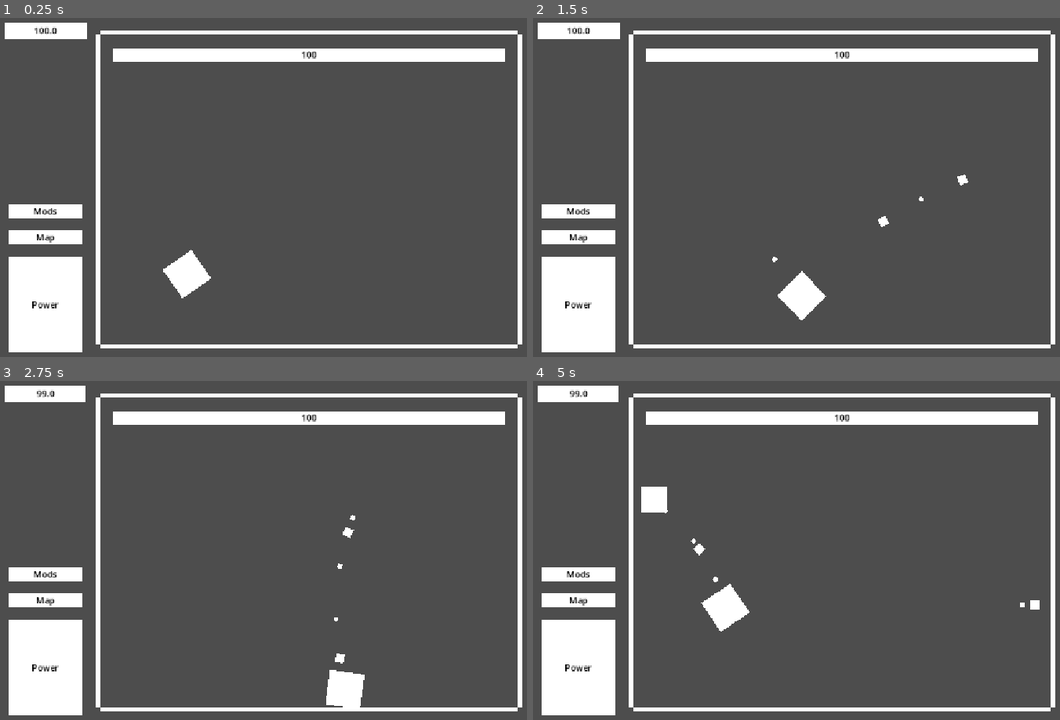
Above: before the commit, frames 1-4 (two rows, left to right).
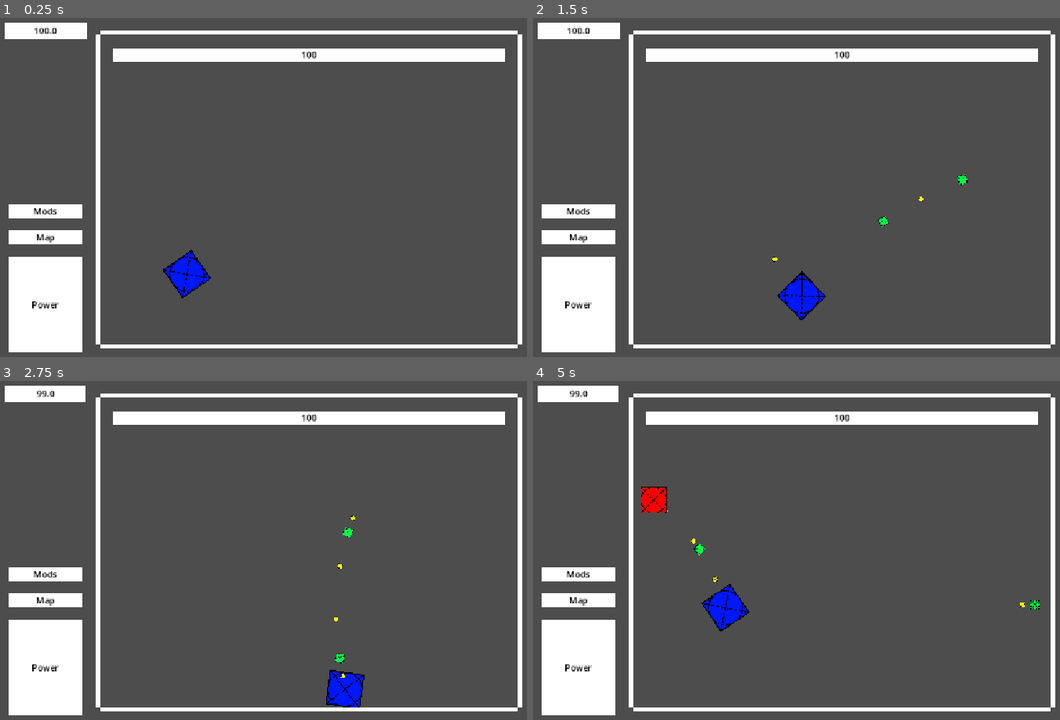
Above: after the commit, the same moments.

Repository: Jason-Lin450/P0W3RSH0T
Game: Godot game, scene res://Scenes/level.tscn
The game is run twice, just before and just after one commit, with the same random seed, the same clock (stepped at 60 frames per second) and the same inputs.
Inputs (mouse positions are in pixels of both pictures, inside the frame that each line leads up to):
- Up to frame 1 (0.25 s): no input
- Up to frame 2 (1.5 s): tap Enter at 0.5 s; move the mouse to (980, 170) at 0.52 s; hold D (right) 0.53-1.28 s; hold Space (shoot) 0.53-1.28 s; tap Shift (subshoot) at 0.8, 1.35 s; move the mouse to (717, 207) at 1.27 s; hold S (down) from 1.28 s (still down)
- Up to frame 3 (2.75 s): tap Space (shoot) at 1.55 s; move the mouse to (374, 475) at 2.02 s; release S (down) at 2.03 s; hold D (right) from 2.03 s (still down); hold Shift (subshoot) from 2.03 s (still down); tap E (autofire) at 2.1 s
- Up to frame 4 (5 s): move the mouse to (812, 621) at 2.77 s; release D (right) at 2.78 s; release Shift (subshoot) at 2.78 s; hold W (up) 2.78-3.53 s; tap Space (shoot) at 2.85, 4.55 s; move the mouse to (1028, 604) at 3.52 s; hold Shift (subshoot) 3.53-4.28 s; hold A (left) from 3.53 s (still down); move the mouse to (654, 499) at 4.27 s; tap T (test) at 4.35 s

The runs differ from the first frame. In frame 1, 0.7% of the frame differs, in the area x 30-41%, y 68-83%; in frame 2, 0.8%; in frame 3, 0.8%; in frame 4, 1.2%, in the area x 20-97%, y 31-74%.

Commit message:
optimizationandsomesprites

Diff:
--- a/Scenes/borders.tscn
+++ b/Scenes/borders.tscn
@@ -4,6 +4,8 @@
 
 [sub_resource type="RectangleShape2D" id="RectangleShape2D_j6gam"]
 size = Vector2(384, 8)
+
+[sub_resource type="CanvasTexture" id="CanvasTexture_qk2o7"]
 
 [sub_resource type="CanvasTexture" id="CanvasTexture_j6gam"]
 
@@ -12,123 +14,148 @@
 
 [node name="Borders" type="Node2D" unique_id=242374955]
 script = ExtResource("1_1r7dd")
+metadata/_edit_lock_ = true
 
 [node name="TopBorderLeft" type="StaticBody2D" parent="." unique_id=718810253]
 collision_layer = 2
 collision_mask = 29
+metadata/_edit_lock_ = true
 
 [node name="TopBorderLeftHB" type="CollisionShape2D" parent="TopBorderLeft" unique_id=434042924]
 position = Vector2(384, 36)
 scale = Vector2(0.99999994, 0.99999994)
 shape = SubResource("RectangleShape2D_j6gam")
+metadata/_edit_lock_ = true
 
 [node name="TopBorderLeftSprite" type="Sprite2D" parent="TopBorderLeft/TopBorderLeftHB" unique_id=46770034]
 position = Vector2(0.06375912, 0.012048958)
 rotation = -3.1415925
-scale = Vector2(383.94388, 7.9788322)
-texture = SubResource("CanvasTexture_j6gam")
+scale = Vector2(384, 8)
+texture = SubResource("CanvasTexture_qk2o7")
+metadata/_edit_lock_ = true
 
 [node name="TopBorderRight" type="StaticBody2D" parent="." unique_id=412502404]
 collision_layer = 2
 collision_mask = 29
+metadata/_edit_lock_ = true
 
 [node name="TopBorderRightHB" type="CollisionShape2D" parent="TopBorderRight" unique_id=641538931]
 position = Vector2(768, 36)
 scale = Vector2(0.99999994, 0.99999994)
 shape = SubResource("RectangleShape2D_j6gam")
+metadata/_edit_lock_ = true
 
 [node name="TopBorderRightSprite" type="Sprite2D" parent="TopBorderRight/TopBorderRightHB" unique_id=1374579222]
 position = Vector2(0.06375912, 0.012048958)
 rotation = -3.1415925
 scale = Vector2(383.94388, 7.9788322)
 texture = SubResource("CanvasTexture_j6gam")
+metadata/_edit_lock_ = true
 
 [node name="BottomBorderLeft" type="StaticBody2D" parent="." unique_id=1564538574]
 collision_layer = 2
 collision_mask = 29
+metadata/_edit_lock_ = true
 
 [node name="BottomBorderLeftHB" type="CollisionShape2D" parent="BottomBorderLeft" unique_id=1016735544]
 position = Vector2(384, 612)
 scale = Vector2(0.99999994, 0.99999994)
 shape = SubResource("RectangleShape2D_j6gam")
+metadata/_edit_lock_ = true
 
 [node name="BottomBorderLeftSprite" type="Sprite2D" parent="BottomBorderLeft/BottomBorderLeftHB" unique_id=1086986795]
 position = Vector2(0.06375912, 0.012048958)
 rotation = -3.1415925
 scale = Vector2(383.94388, 7.9788322)
 texture = SubResource("CanvasTexture_j6gam")
+metadata/_edit_lock_ = true
 
 [node name="BottomBorderRight" type="StaticBody2D" parent="." unique_id=1693802079]
 collision_layer = 2
 collision_mask = 29
+metadata/_edit_lock_ = true
 
 [node name="BottomBorderRightHB" type="CollisionShape2D" parent="BottomBorderRight" unique_id=329989004]
 position = Vector2(768, 612)
 scale = Vector2(0.99999994, 0.99999994)
 shape = SubResource("RectangleShape2D_j6gam")
+metadata/_edit_lock_ = true
 
 [node name="BottomBorderRightSprite" type="Sprite2D" parent="BottomBorderRight/BottomBorderRightHB" unique_id=1366463221]
 position = Vector2(0.06375912, 0.012048958)
 rotation = -3.1415925
 scale = Vector2(383.94388, 7.9788322)
 texture = SubResource("CanvasTexture_j6gam")
+metadata/_edit_lock_ = true
 
 [node name="LeftBorderTop" type="StaticBody2D" parent="." unique_id=402253517]
 collision_layer = 2
 collision_mask = 29
+metadata/_edit_lock_ = true
 
 [node name="LeftBorderTopHB" type="CollisionShape2D" parent="LeftBorderTop" unique_id=1160576106]
 position = Vector2(188.00002, 184)
 scale = Vector2(0.99999994, 0.99999994)
 shape = SubResource("RectangleShape2D_tuip0")
+metadata/_edit_lock_ = true
 
 [node name="LeftBorderTopSprite" type="Sprite2D" parent="LeftBorderTop/LeftBorderTopHB" unique_id=93477979]
 position = Vector2(0.0085528605, -5.3867698e-05)
 rotation = -3.1415925
 scale = Vector2(8.16648, 287.99713)
 texture = SubResource("CanvasTexture_j6gam")
+metadata/_edit_lock_ = true
 
 [node name="RightBorderTop" type="StaticBody2D" parent="." unique_id=1999602770]
 collision_layer = 2
 collision_mask = 29
+metadata/_edit_lock_ = true
 
 [node name="RightBorderTopHB" type="CollisionShape2D" parent="RightBorderTop" unique_id=114315227]
 position = Vector2(964, 184)
 scale = Vector2(0.99999994, 0.99999994)
 shape = SubResource("RectangleShape2D_tuip0")
+metadata/_edit_lock_ = true
 
 [node name="RightBorderTopSprite" type="Sprite2D" parent="RightBorderTop/RightBorderTopHB" unique_id=1386656363]
 position = Vector2(0.0085528605, -5.3867698e-05)
 rotation = -3.1415925
 scale = Vector2(8.16648, 287.99713)
 texture = SubResource("CanvasTexture_j6gam")
+metadata/_edit_lock_ = true
 
 [node name="LeftBorderBottom" type="StaticBody2D" parent="." unique_id=73543228]
 collision_layer = 2
 collision_mask = 29
+metadata/_edit_lock_ = true
 
 [node name="LeftBorderBottomHB" type="CollisionShape2D" parent="LeftBorderBottom" unique_id=670194223]
 position = Vector2(188, 464)
 scale = Vector2(0.99999994, 0.99999994)
 shape = SubResource("RectangleShape2D_tuip0")
+metadata/_edit_lock_ = true
 
 [node name="LeftBorderBottomSprite" type="Sprite2D" parent="LeftBorderBottom/LeftBorderBottomHB" unique_id=486260796]
 position = Vector2(0.0085528605, -5.3867698e-05)
 rotation = -3.1415925
 scale = Vector2(8.16648, 287.99713)
 texture = SubResource("CanvasTexture_j6gam")
+metadata/_edit_lock_ = true
 
 [node name="RightBorderBottom" type="StaticBody2D" parent="." unique_id=528766325]
 collision_layer = 2
 collision_mask = 29
+metadata/_edit_lock_ = true
 
 [node name="RightBorderBottomHB" type="CollisionShape2D" parent="RightBorderBottom" unique_id=1557711903]
 position = Vector2(964, 464)
 scale = Vector2(0.99999994, 0.99999994)
 shape = SubResource("RectangleShape2D_tuip0")
+metadata/_edit_lock_ = true
 
 [node name="RightBorderBottomSprite" type="Sprite2D" parent="RightBorderBottom/RightBorderBottomHB" unique_id=1596227082]
 position = Vector2(0.0085528605, -5.3867698e-05)
 rotation = -3.1415925
 scale = Vector2(8.16648, 287.99713)
 texture = SubResource("CanvasTexture_j6gam")
+metadata/_edit_lock_ = true
--- a/Scenes/enemy.tscn
+++ b/Scenes/enemy.tscn
@@ -1,20 +1,23 @@
 [gd_scene format=3 uid="uid://cd4e6lfjkdno5"]
 
 [ext_resource type="Script" uid="uid://dmopc7nsatnhi" path="res://Scripts/enemy.gd" id="1_hghv2"]
+[ext_resource type="Texture2D" uid="uid://4o8e0ybskn3o" path="res://Assets/EnemySprite.png" id="2_1f0kj"]
 
 [sub_resource type="CircleShape2D" id="CircleShape2D_gw16p"]
 radius = 24.0
-
-[sub_resource type="CanvasTexture" id="CanvasTexture_j6gam"]
 
 [node name="Enemy" type="CharacterBody2D" unique_id=289737745 groups=["enemy"]]
 collision_layer = 16
 collision_mask = 31
 script = ExtResource("1_hghv2")
+metadata/_edit_lock_ = true
 
 [node name="EnemyHB" type="CollisionShape2D" parent="." unique_id=1590692266]
 shape = SubResource("CircleShape2D_gw16p")
+metadata/_edit_lock_ = true
 
 [node name="EnemySprite" type="Sprite2D" parent="." unique_id=1204613453]
-scale = Vector2(48, 48)
-texture = SubResource("CanvasTexture_j6gam")
+position = Vector2(-4.4703484e-07, -4.4703484e-07)
+scale = Vector2(0.046875004, 0.046875004)
+texture = ExtResource("2_1f0kj")
+metadata/_edit_lock_ = true
--- a/Scenes/indicator.tscn
+++ b/Scenes/indicator.tscn
@@ -1,14 +1,14 @@
 [gd_scene format=3 uid="uid://cvxknrv4ma6"]
 
-[ext_resource type="Script" uid="uid://jum0h00f06sn" path="res://Scenes/indicator.gd" id="1_2k7kp"]
+[ext_resource type="Script" uid="uid://jum0h00f06sn" path="res://Scripts/indicator.gd" id="1_2k7kp"]
 
 [sub_resource type="CanvasTexture" id="CanvasTexture_j6gam"]
 
 [node name="Indicator" type="Marker2D" unique_id=1037336969]
 script = ExtResource("1_2k7kp")
+metadata/_edit_lock_ = true
 
 [node name="IndicatorSprite" type="Sprite2D" parent="." unique_id=1748117505]
 scale = Vector2(48, 48)
 texture = SubResource("CanvasTexture_j6gam")
-
-[node name="IndicatorTimer" type="Timer" parent="." unique_id=715287131]
+metadata/_edit_lock_ = true
--- a/Scenes/level.tscn
+++ b/Scenes/level.tscn
@@ -5,25 +5,39 @@
 [ext_resource type="PackedScene" uid="uid://dpesq5smo2ln2" path="res://Scenes/borders.tscn" id="2_6phgx"]
 [ext_resource type="PackedScene" uid="uid://bfrx8tmam0yrp" path="res://Scenes/level_ui.tscn" id="4_81xng"]
 
+[sub_resource type="CanvasTexture" id="CanvasTexture_qk2o7"]
+
 [node name="Level" type="Node2D" unique_id=1621707310]
 script = ExtResource("1_6phgx")
+metadata/_edit_lock_ = true
+
+[node name="Background" type="Sprite2D" parent="." unique_id=769791278]
+visible = false
+position = Vector2(576, 324)
+scale = Vector2(1152, 648)
+texture = SubResource("CanvasTexture_qk2o7")
+metadata/_edit_lock_ = true
 
 [node name="Player" parent="." unique_id=1981473793 instance=ExtResource("1_k5f4k")]
 position = Vector2(352, 480)
 
 [node name="Borders" parent="." unique_id=242374955 instance=ExtResource("2_6phgx")]
 
-[node name="LevelUI" parent="." unique_id=1982443914 instance=ExtResource("4_81xng")]
-
 [node name="Projectiles" type="Node2D" parent="." unique_id=208501109]
+metadata/_edit_lock_ = true
 
 [node name="SubProjectiles" type="Node2D" parent="." unique_id=1745079468]
+metadata/_edit_lock_ = true
 
 [node name="Enemies" type="Node2D" parent="." unique_id=1839977607]
+metadata/_edit_lock_ = true
 
 [node name="Indicators" type="Node2D" parent="." unique_id=436276263]
+metadata/_edit_lock_ = true
 
 [node name="EnemyTimer" type="Timer" parent="." unique_id=754345253]
 autostart = true
 
+[node name="LevelUI" parent="." unique_id=1982443914 instance=ExtResource("4_81xng")]
+
 [connection signal="timeout" from="EnemyTimer" to="." method="_on_enemy_timer_timeout"]
--- a/Scenes/level_ui.tscn
+++ b/Scenes/level_ui.tscn
@@ -17,6 +17,7 @@
 value = 100.0
 nine_patch_stretch = true
 texture_progress = SubResource("CanvasTexture_wqkje")
+metadata/_edit_lock_ = true
 
 [node name="PlayerHealth" type="Label" parent="PlayerHealthBar" unique_id=676611480]
 layout_mode = 1
@@ -35,6 +36,7 @@
 text = "100"
 horizontal_alignment = 1
 vertical_alignment = 1
+metadata/_edit_lock_ = true
 
 [node name="EnemyHealthBar" type="TextureProgressBar" parent="." unique_id=927978387]
 offset_left = 216.0
@@ -44,6 +46,7 @@
 value = 100.0
 nine_patch_stretch = true
 texture_progress = SubResource("CanvasTexture_wqkje")
+metadata/_edit_lock_ = true
 
 [node name="EnemyHealth" type="Label" parent="EnemyHealthBar" unique_id=384591254]
 layout_mode = 1
@@ -62,6 +65,7 @@
 text = "100"
 horizontal_alignment = 1
 vertical_alignment = 1
+metadata/_edit_lock_ = true
 
 [node name="PowerIcon" type="TextureRect" parent="." unique_id=39221995]
 anchors_preset = 2
@@ -73,6 +77,7 @@
 offset_bottom = -24.0
 grow_vertical = 0
 texture = SubResource("CanvasTexture_j6gam")
+metadata/_edit_lock_ = true
 
 [node name="Power" type="Label" parent="PowerIcon" unique_id=859388433]
 layout_mode = 1
@@ -91,6 +96,7 @@
 text = "Power"
 horizontal_alignment = 1
 vertical_alignment = 1
+metadata/_edit_lock_ = true
 
 [node name="MapIcon" type="TextureRect" parent="." unique_id=1425038770]
 anchors_preset = 2
@@ -102,6 +108,7 @@
 offset_bottom = -224.0
 grow_vertical = 0
 texture = SubResource("CanvasTexture_j6gam")
+metadata/_edit_lock_ = true
 
 [node name="Map" type="Label" parent="MapIcon" unique_id=177331065]
 layout_mode = 1
@@ -120,6 +127,7 @@
 text = "Map"
 horizontal_alignment = 1
 vertical_alignment = 1
+metadata/_edit_lock_ = true
 
 [node name="ModsIcon" type="TextureRect" parent="." unique_id=454239056]
 anchors_preset = 2
@@ -131,6 +139,7 @@
 offset_bottom = -272.0
 grow_vertical = 0
 texture = SubResource("CanvasTexture_j6gam")
+metadata/_edit_lock_ = true
 
 [node name="Mods" type="Label" parent="ModsIcon" unique_id=1843932797]
 layout_mode = 1
@@ -149,3 +158,4 @@
 text = "Mods"
 horizontal_alignment = 1
 vertical_alignment = 1
+metadata/_edit_lock_ = true
--- a/Scenes/player.tscn
+++ b/Scenes/player.tscn
@@ -1,26 +1,28 @@
 [gd_scene format=3 uid="uid://bo4opnevbgyhh"]
 
 [ext_resource type="Script" uid="uid://cr8i703aeg5l3" path="res://Scripts/player.gd" id="1_4flbx"]
+[ext_resource type="Texture2D" uid="uid://d1lc2lfd37gfn" path="res://Assets/PlayerSprite.png" id="2_cvnsp"]
 
 [sub_resource type="CircleShape2D" id="CircleShape2D_oi3di"]
 radius = 32.0
 
-[sub_resource type="CanvasTexture" id="CanvasTexture_j6gam"]
-
 [node name="Player" type="CharacterBody2D" unique_id=1981473793 groups=["player"]]
 collision_mask = 2
 script = ExtResource("1_4flbx")
+metadata/_edit_lock_ = true
 
 [node name="PlayerHB" type="CollisionShape2D" parent="." unique_id=1424638099]
 shape = SubResource("CircleShape2D_oi3di")
+metadata/_edit_lock_ = true
 
 [node name="PlayerSprite" type="Sprite2D" parent="." unique_id=184179606]
-scale = Vector2(64, 64)
-texture = SubResource("CanvasTexture_j6gam")
+position = Vector2(-5.9604645e-07, -5.9604645e-07)
+scale = Vector2(0.0625, 0.0625)
+texture = ExtResource("2_cvnsp")
+metadata/_edit_lock_ = true
 
 [node name="ProjectileTimer" type="Timer" parent="." unique_id=1181423648]
+one_shot = true
 
 [node name="SubProjectileTimer" type="Timer" parent="." unique_id=1872007178]
-
-[connection signal="timeout" from="ProjectileTimer" to="." method="_on_projectile_cd_timeout"]
-[connection signal="timeout" from="SubProjectileTimer" to="." method="_on_sub_projectile_timer_timeout"]
+one_shot = true
--- a/Scenes/projectile.tscn
+++ b/Scenes/projectile.tscn
@@ -1,23 +1,25 @@
 [gd_scene format=3 uid="uid://biv07jaww8nmr"]
 
 [ext_resource type="Script" uid="uid://dedfe4s1oknos" path="res://Scripts/projectile.gd" id="1_a85iw"]
+[ext_resource type="Texture2D" uid="uid://dx2jqvfhy7bpx" path="res://Assets/ProjectileSprite.png" id="2_yr2qt"]
 
 [sub_resource type="CircleShape2D" id="CircleShape2D_j6gam"]
 radius = 8.0
-
-[sub_resource type="CanvasTexture" id="CanvasTexture_j6gam"]
 
 [node name="Projectile" type="Area2D" unique_id=1227454471]
 collision_layer = 4
 collision_mask = 18
 script = ExtResource("1_a85iw")
+metadata/_edit_lock_ = true
 
 [node name="ProjectileHB" type="CollisionShape2D" parent="." unique_id=598355756]
 shape = SubResource("CircleShape2D_j6gam")
+metadata/_edit_lock_ = true
 
 [node name="ProjectileSprite" type="Sprite2D" parent="." unique_id=2141087011]
-position = Vector2(3.5762787e-07, -9.536743e-07)
-scale = Vector2(16, 15.999998)
-texture = SubResource("CanvasTexture_j6gam")
+position = Vector2(-2.9057264e-07, -1.3411045e-07)
+scale = Vector2(0.015624999, 0.015625)
+texture = ExtResource("2_yr2qt")
+metadata/_edit_lock_ = true
 
 [connection signal="body_entered" from="." to="." method="_on_body_entered"]
--- a/Scenes/sub_projectile.tscn
+++ b/Scenes/sub_projectile.tscn
@@ -1,22 +1,25 @@
 [gd_scene format=3 uid="uid://p8nn16rpmgoa"]
 
 [ext_resource type="Script" uid="uid://shny11u4nneb" path="res://Scripts/sub_projectile.gd" id="1_la004"]
+[ext_resource type="Texture2D" uid="uid://bt7vo3s7ktdns" path="res://Assets/SubProjectileSprite.png" id="2_0qrmy"]
 
 [sub_resource type="CircleShape2D" id="CircleShape2D_j6gam"]
 radius = 8.0
-
-[sub_resource type="CanvasTexture" id="CanvasTexture_j6gam"]
 
 [node name="SubProjectile" type="Area2D" unique_id=1730780486]
 collision_layer = 8
 collision_mask = 18
 script = ExtResource("1_la004")
+metadata/_edit_lock_ = true
 
 [node name="SubProjectileHB" type="CollisionShape2D" parent="." unique_id=373053319]
 shape = SubResource("CircleShape2D_j6gam")
+metadata/_edit_lock_ = true
 
 [node name="SubProjectileSprite" type="Sprite2D" parent="." unique_id=347391443]
-scale = Vector2(16, 16)
-texture = SubResource("CanvasTexture_j6gam")
+position = Vector2(-1.4901161e-07, -1.4901161e-07)
+scale = Vector2(0.015625, 0.015625)
+texture = ExtResource("2_0qrmy")
+metadata/_edit_lock_ = true
 
 [connection signal="body_entered" from="." to="." method="_on_body_entered"]
--- a/Scripts/borders.gd
+++ b/Scripts/borders.gd
@@ -10,11 +10,12 @@
 @onready var RightBorderBottomHB := $RightBorderBottom/RightBorderBottomHB
 
 func _ready() -> void:
-	TopBorderLeftHB.position = Vector2(384, 36)
-	TopBorderRightHB.position = Vector2(768, 36)
-	BottomBorderLeftHB.position = Vector2(384, 612)
-	BottomBorderRightHB.position = Vector2(768, 612)
-	LeftBorderTopHB.position = Vector2(188, 184)
-	LeftBorderBottomHB.position = Vector2(964, 184)
-	RightBorderTopHB.position = Vector2(188, 464)
-	RightBorderBottomHB.position = Vector2(964, 464)
+	pass
+	#TopBorderLeftHB.position = Vector2(384, 36)
+	#TopBorderRightHB.position = Vector2(768, 36)
+	#BottomBorderLeftHB.position = Vector2(384, 612)
+	#BottomBorderRightHB.position = Vector2(768, 612)
+	#LeftBorderTopHB.position = Vector2(188, 184)
+	#LeftBorderBottomHB.position = Vector2(964, 184)
+	#RightBorderTopHB.position = Vector2(188, 464)
+	#RightBorderBottomHB.position = Vector2(964, 464)
--- a/Scripts/encounter_ui_2.gd
+++ b/Scripts/encounter_ui_2.gd
@@ -7,17 +7,24 @@
 @onready var PowerIcon := $PowerIcon
 @onready var MapIcon := $MapIcon
 @onready var ModsIcon := $ModsIcon
+var current_enemy: CharacterBody2D = null
 
 func _ready() -> void:
 	PlayerHealthBar.value = 100
 	PlayerHealth.text = str(PlayerHealthBar.value)
-	PlayerHealthBar.position = Vector2(16, 16)
-	EnemyHealthBar.hide()
-	EnemyHealth.hide()
-	EnemyHealthBar.position = Vector2(216, 64)
-	PowerIcon.position = Vector2(24, 448)
-	MapIcon.position = Vector2(24, 400)
-	ModsIcon.position = Vector2(24, 352)
+	#PlayerHealthBar.position = Vector2(16, 16)
+	#EnemyHealthBar.position = Vector2(216, 64)
+	#PowerIcon.position = Vector2(24, 448)
+	#MapIcon.position = Vector2(24, 400)
+	#ModsIcon.position = Vector2(24, 352)
 
 func _process(delta: float) -> void:
 	PlayerHealth.text = str(PlayerHealthBar.value)
+	if !is_instance_valid(current_enemy) or current_enemy.health <= 0:
+		EnemyHealthBar.hide()
+		EnemyHealth.hide()
+	else:
+			EnemyHealthBar.show()
+			EnemyHealth.show()
+			EnemyHealth.text = str(current_enemy.health)
+			EnemyHealthBar.value = (current_enemy.health * 1.0/current_enemy.maxhealth) * 100
--- a/Scripts/enemy.gd
+++ b/Scripts/enemy.gd
@@ -2,7 +2,8 @@
 
 @onready var Player := get_tree().get_first_node_in_group("player")
 @onready var LevelUI := get_tree().get_first_node_in_group("levelui")
-@onready var EnemyHB := $EnemyHB
+@onready var HB := $EnemyHB
+@onready var sprite := $EnemySprite
 var speed
 var health
 var maxhealth
--- /dev/null
+++ b/Scripts/indicator.gd
@@ -0,0 +1,20 @@
+extends Marker2D
+
+@onready var IndicatorSprite := $IndicatorSprite
+
+func _ready() -> void:
+	pass
+
+func _process(delta: float) -> void:
+	pass
+
+func _spawn_enemy(body: Node2D):
+	IndicatorSprite.texture = body.sprite.texture
+	var duration := 1.0
+	var relative_scale = body.sprite.scale / IndicatorSprite.scale
+	var tween := create_tween().set_parallel(true)
+	tween.tween_property(self, "scale", relative_scale, duration).from(relative_scale * 2)
+	tween.tween_property(IndicatorSprite, "self_modulate:a", 0.1, duration).from(0.6)
+	await tween.finished
+	body.position = position
+	queue_free()
--- a/Scripts/level.gd
+++ b/Scripts/level.gd
@@ -9,16 +9,16 @@
 @onready var SubProjectiles := $SubProjectiles
 @onready var Enemies := $Enemies
 @onready var Indicators := $Indicators
-var projectile_scene: PackedScene = load("res://Scenes/projectile.tscn")
-var sub_projectile_scene: PackedScene = load("res://Scenes/sub_projectile.tscn")
-var enemy_scene: PackedScene = load("res://Scenes/enemy.tscn")
-var indicator_scene: PackedScene = load("res://Scenes/indicator.tscn")
+var projectile_scene := preload("res://Scenes/projectile.tscn")
+var sub_projectile_scene := preload("res://Scenes/sub_projectile.tscn")
+var enemy_scene := preload("res://Scenes/enemy.tscn")
+var indicator_scene := preload("res://Scenes/indicator.tscn")
 var rng := RandomNumberGenerator.new()
 
 func _ready() -> void:
 	Player.position = Vector2(352, 480)
-	Player.connect('shoot', _on_player_shoot)
-	Player.connect('subshoot', _on_player_sub_shoot)
+	Player.shoot.connect(_on_player_shoot)
+	Player.subshoot.connect(_on_player_sub_shoot)
 
 func _process(delta: float) -> void:
 	pass
@@ -46,10 +46,11 @@
 	enemy.atkdmg = 1
 	var indicator = indicator_scene.instantiate()
 	Indicators.add_child(indicator)
-	var indicatorposition = Vector2(rng.randi_range(192 + enemy.EnemyHB.shape.radius, 960 - enemy.EnemyHB.shape.radius), rng.randi_range(40 + enemy.EnemyHB.shape.radius, 608 - enemy.EnemyHB.shape.radius))
+	var radius = enemy.HB.shape.radius
+	var indicatorposition = Vector2(rng.randi_range(192 + radius, 960 - radius), rng.randi_range(40 + radius, 608 - radius))
 
-	while (indicatorposition.distance_to(Player.position) < 250):
-		indicatorposition = Vector2(rng.randi_range(192 + enemy.EnemyHB.shape.radius, 960 - enemy.EnemyHB.shape.radius), rng.randi_range(40 + enemy.EnemyHB.shape.radius, 608 - enemy.EnemyHB.shape.radius))
+	while (indicatorposition.distance_squared_to(Player.position) < 250 * 250):
+		indicatorposition = Vector2(rng.randi_range(192 + radius, 960 - radius), rng.randi_range(40 + radius, 608 - radius))
 
 	indicator.position = indicatorposition
-	indicator.call("_spawn_enemy", enemy, indicator)
+	indicator._spawn_enemy(enemy)
--- a/Scripts/player.gd
+++ b/Scripts/player.gd
@@ -6,8 +6,6 @@
 @onready var ProjectileTimer := $ProjectileTimer
 @onready var SubProjectileTimer := $SubProjectileTimer
 
-var ProjectileCD : bool = true
-var SubProjectileCD : bool = true
 var AutoFire : bool = false
 var speed = 200
 
@@ -28,21 +26,11 @@
 		AutoFire = !AutoFire
 
 	#main wep
-	if (Input.is_action_pressed("shoot") or AutoFire) and ProjectileCD and ProjectileTimer.wait_time >= 0.05:
+	if (Input.is_action_pressed("shoot") or AutoFire) and ProjectileTimer.is_stopped() and ProjectileTimer.wait_time >= 0.05:
 		shoot.emit(position, rotation_degrees)
-		ProjectileCD = false
 		ProjectileTimer.start()
 
 	#sub wep
-	if (Input.is_action_pressed("subshoot") or AutoFire) and SubProjectileCD and SubProjectileTimer.wait_time >= 0.05:
+	if (Input.is_action_pressed("subshoot") or AutoFire) and SubProjectileTimer.is_stopped() and SubProjectileTimer.wait_time >= 0.05:
 		subshoot.emit(position, rotation_degrees)
-		SubProjectileCD = false
 		SubProjectileTimer.start()
-
-func _on_projectile_cd_timeout() -> void:
-	ProjectileCD = true
-	ProjectileTimer.stop()
-
-func _on_sub_projectile_timer_timeout() -> void:
-	SubProjectileCD = true
-	SubProjectileTimer.stop()
--- a/Scripts/projectile.gd
+++ b/Scripts/projectile.gd
@@ -1,6 +1,5 @@
 extends Area2D
 
-@onready var Enemies := get_tree().get_nodes_in_group("enemy")
 @onready var LevelUI := get_tree().get_first_node_in_group("levelui")
 var speed = 500
 var atkdmg = 1
@@ -9,21 +8,13 @@
 	pass
 
 func _process(delta: float) -> void:
-	position += transform.x * speed * delta * 1/scale
+	position += transform.x * speed * delta / scale
 
 func _on_body_entered(body: Node2D) -> void:
 	if body is StaticBody2D:
 		queue_free()
 	elif body is CharacterBody2D:
 		queue_free()
-		for enemy in Enemies:
-			if body == enemy:
-				enemy.health -= atkdmg
-				if (enemy.health > 0):
-					LevelUI.EnemyHealthBar.show()
-					LevelUI.EnemyHealth.show()
-					LevelUI.EnemyHealth.text = str(enemy.health)
-					LevelUI.EnemyHealthBar.value = (enemy.health * 1.0/enemy.maxhealth) * 100
-				else:
-					LevelUI.EnemyHealthBar.hide()
-					LevelUI.EnemyHealth.hide()
+		if body.is_in_group('enemy'):
+			body.health -= atkdmg
+			LevelUI.current_enemy = body
--- a/Scripts/sub_projectile.gd
+++ b/Scripts/sub_projectile.gd
@@ -1,6 +1,5 @@
 extends Area2D
 
-@onready var Enemies := get_tree().get_nodes_in_group("enemy")
 @onready var LevelUI := get_tree().get_first_node_in_group("levelui")
 var speed = 500
 var atkdmg = 0.5
@@ -9,21 +8,13 @@
 	scale = Vector2(0.5, 0.5)
 
 func _process(delta: float) -> void:
-	position += transform.x * speed * delta * 1/scale
+	position += transform.x * speed * delta / scale
 
 func _on_body_entered(body: Node2D) -> void:
 	if body is StaticBody2D:
 		queue_free()
 	elif body is CharacterBody2D:
 		queue_free()
-		for enemy in Enemies:
-			if body == enemy:
-				enemy.health -= atkdmg
-				if (enemy.health > 0):
-					LevelUI.EnemyHealthBar.show()
-					LevelUI.EnemyHealth.show()
-					LevelUI.EnemyHealth.text = str(enemy.health)
-					LevelUI.EnemyHealthBar.value = (enemy.health * 1.0/enemy.maxhealth) * 100
-				else:
-					LevelUI.EnemyHealthBar.hide()
-					LevelUI.EnemyHealth.hide()
+		if body.is_in_group('enemy'):
+			body.health -= atkdmg
+			LevelUI.current_enemy = body
Binary file added: Assets/BorderSprite.gif
Binary file added: Assets/EnemySprite.gif
Binary file added: Assets/EnemySprite.png
Not shown, added: Assets/EnemySprite.png.import
Binary file added: Assets/PlayerSprite.gif
Binary file added: Assets/PlayerSprite.png
Not shown, added: Assets/PlayerSprite.png.import
Binary file added: Assets/ProjectileSprite.gif
Binary file added: Assets/ProjectileSprite.png
Not shown, added: Assets/ProjectileSprite.png.import
Binary file added: Assets/SubProjectileSprite.gif
Binary file added: Assets/SubProjectileSprite.png
(and 20 more such lines)
